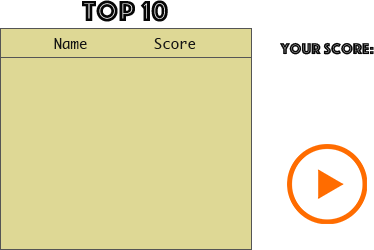
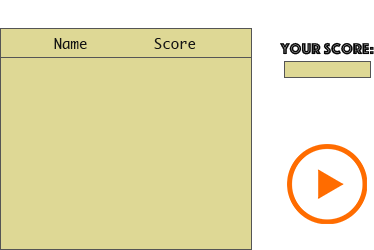
Revision of a layered (374, 250) image; what changed, layer by layer:
added layer "Rectangle 1 copy" above "Rectangle 1" over box(284, 61, 371, 78)
painted on "Top 10" over box(82, 0, 168, 22)
